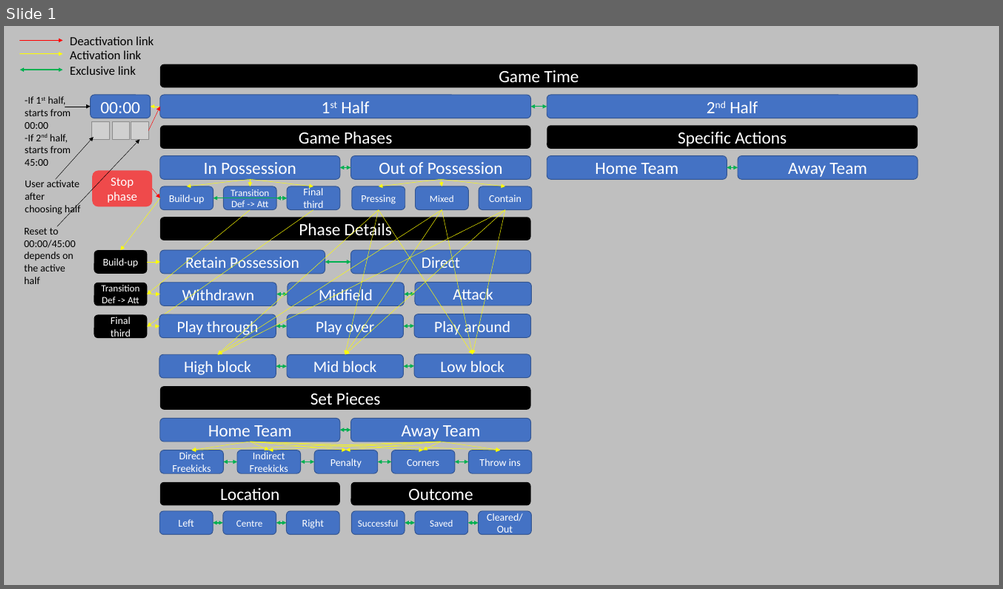
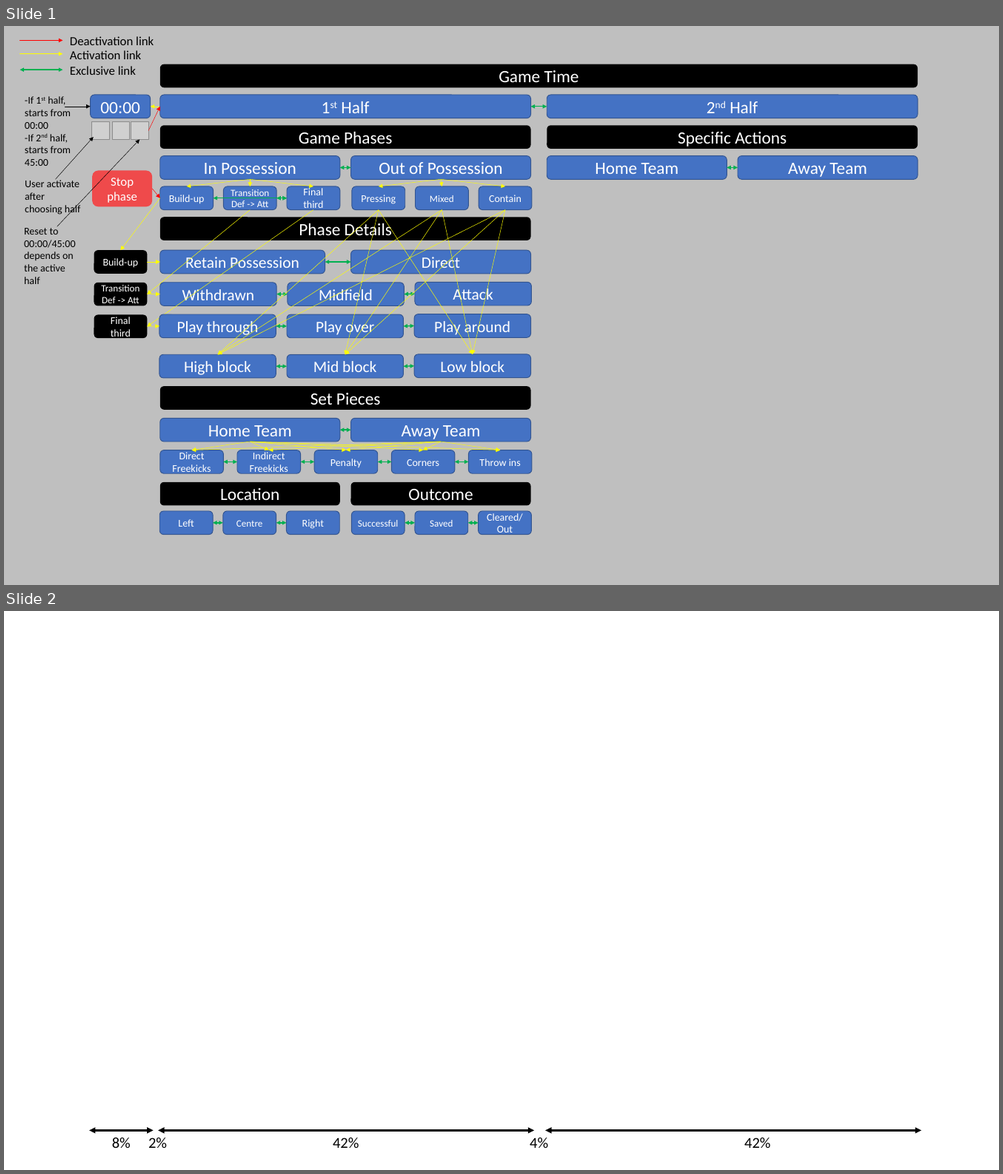
Before and after one commit to darylgouilard/match-tagging-app, a slide deck: ideas/draft_drawings.pptx. Shown one above the other, each under a label of ours: slide 1 before the commit, slides 1 and 2 after it. The pictures are 1003x589 and 1003x1174 pixels, drawn with LibreOffice and Linux fonts; fonts in the diff are those of the drawing; grey boxes stand for pictures; background and template pictures are left out. Boxes give left, top, right and bottom in pixels: in the first picture for what was removed or moved away, otherwise in the second. Text is boxed around its words. In the diff, an @@ line names an element or a change of style, - is before the commit and + after.

```diff
--- a/ideas/draft_drawings.pptx
+++ b/ideas/draft_drawings.pptx
@@ slide 2 added at [4,611,999,1170], background picture (left out) @@
@@ double arrow added from (89, 1130) to (153, 1130), #000000 3 pt @@
@@ text added at [112,1138,131,1148], 22 pt, text #000000 @@
+8%
@@ text added at [148,1138,167,1148], 22 pt, text #000000 @@
+2%
@@ double arrow added from (158, 1130) to (534, 1130), #000000 3 pt @@
@@ text added at [333,1138,358,1148], 22 pt, text #000000 @@
+42%
@@ text added at [529,1138,548,1148], 22 pt, text #000000 @@
+4%
@@ double arrow added from (545, 1130) to (921, 1130), #000000 3 pt @@
@@ text added at [744,1138,770,1148], 22 pt, text #000000 @@
+42%
```
Also in this commit, not shown: 12 other files.
